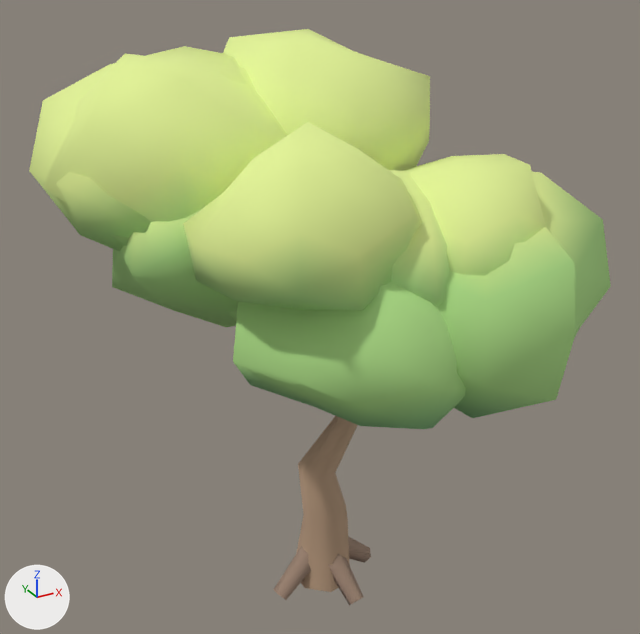
Before and after pictures for a commit that changed the glTF model example_game/world/props/oak.prop/model.glb.
Both versions are drawn from a 50 mm lens placed at (-4.38, -8.12, 8.02), pointed at (0.16, 0.12, 3.89). Every picture has the same lights, and +X, +Y and +Z are marked at lower left. The older version comes first.

In view in the first picture: 'model'.
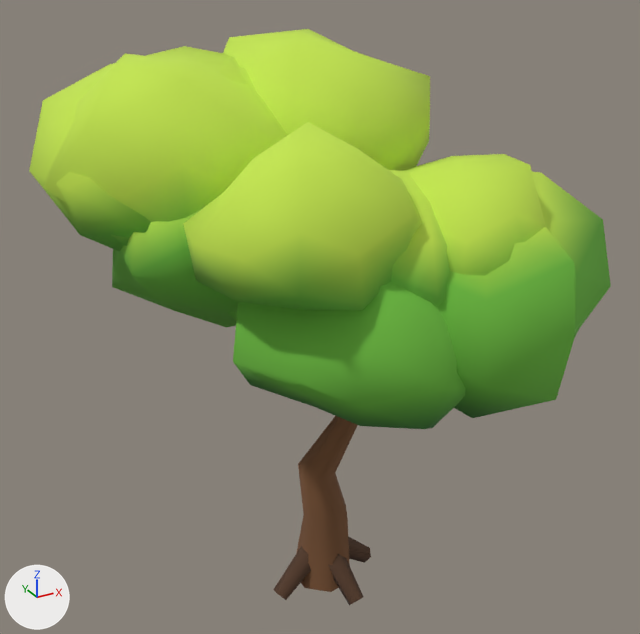
Pixel boxes [x1, y1, x2, y2] of what changed, in the pictures (640 x 634 px):
part 1 of me_model, recoloured (darker): [29, 29, 611, 605] in both

The change, as a list of edits to the scene's bpy script:
```text
Change me_model:
    where me_model.from_pydata(...)  # 725 vertices, 1341 faces; spans x -2.64..2.64, y -2.75..2.75, z -0.02..6.96
    used by ob_model
    me_model part 1: 1341 faces centred in x -2.47..2.54, y -2.62..2.71, z 0.08..6.92 are repainted in the vertex colours; the middle colour goes from green #afde88 to green #6dbb40
```
